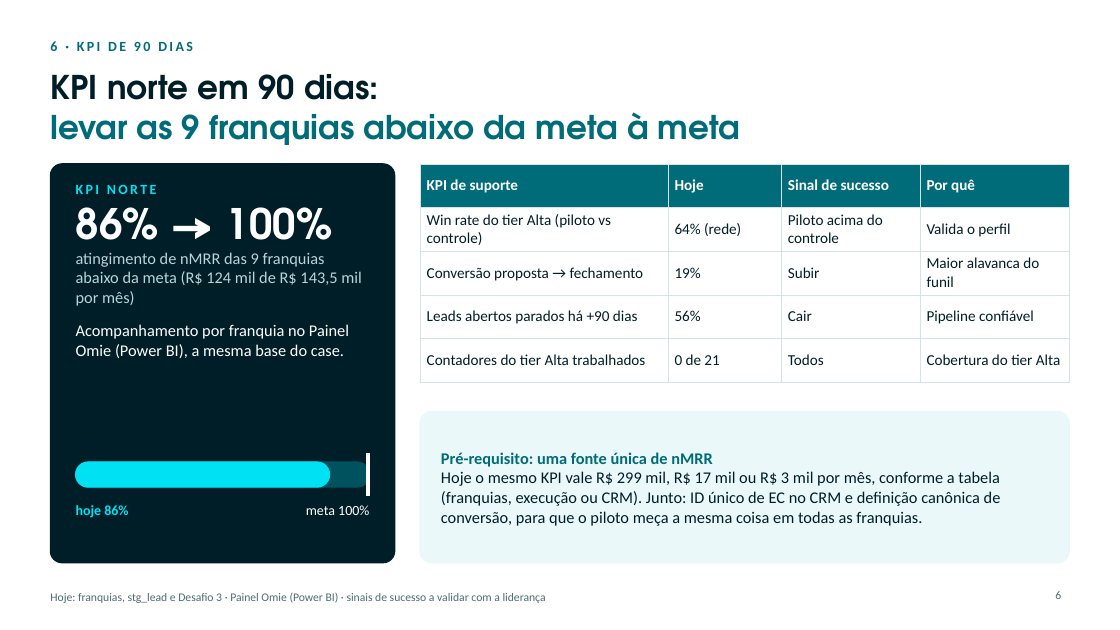
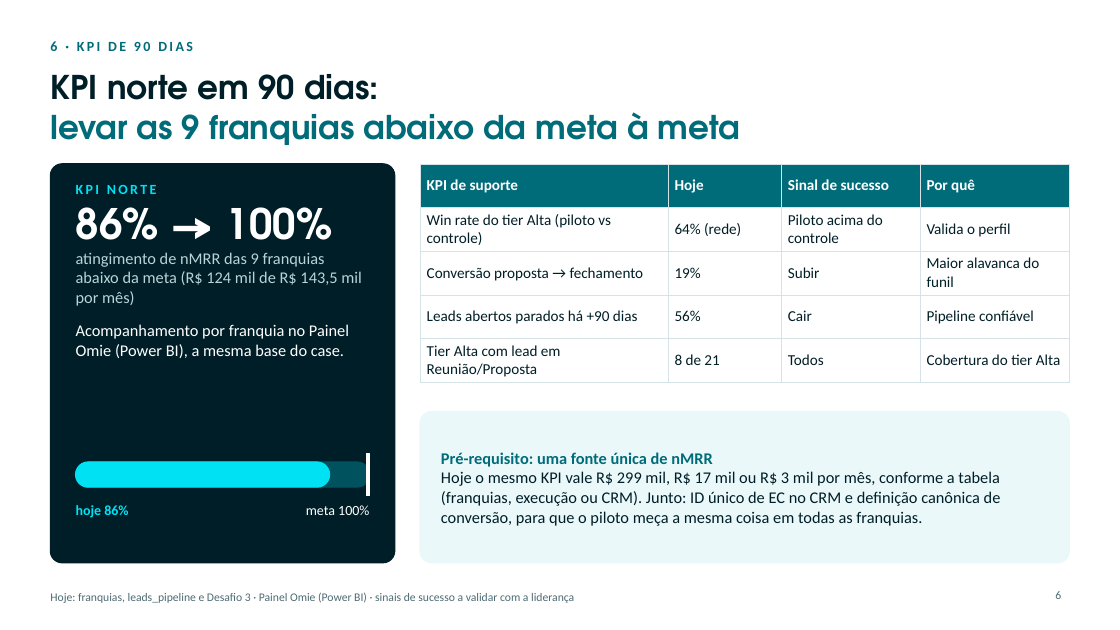
Before and after one commit to Flavioblf/case-omie-revops-contadores, a slide deck: slide 6 of omie-case-contadores/output/Apresentacao_Omie_Canal_Contadores.pptx. Drawn at 1120x630 pixels with LibreOffice and Linux fonts; fonts in the diff are those of the drawing; background and template pictures are left out. Boxes give left, top, right and bottom in pixels: in the first picture for what was removed or moved away, otherwise in the second. Text is boxed around its words. In the diff, an @@ line names an element or a change of style, - is before the commit and + after.

```diff
--- a/omie-case-contadores/output/Apresentacao_Omie_Canal_Contadores.pptx
+++ b/omie-case-contadores/output/Apresentacao_Omie_Canal_Contadores.pptx
@@ table at (420, 164, 1070, 381) @@
-row 5, column 1: Contadores do tier Alta trabalhados
+row 5, column 1: Tier Alta com lead em Reunião/Proposta
-row 5, column 2: 0 de 21
+row 5, column 2: 8 de 21
@@ text at (50, 592, 574, 603): text changed @@
-Hoje: franquias, stg_lead e Desafio 3 · Painel Omie (Power BI) · sinais de sucesso a validar com a liderança
+Hoje: franquias, leads_pipeline e Desafio 3 · Painel Omie (Power BI) · sinais de sucesso a validar com a liderança
```
Also in this commit, not shown: 2 other slides changed, 31 other files.
